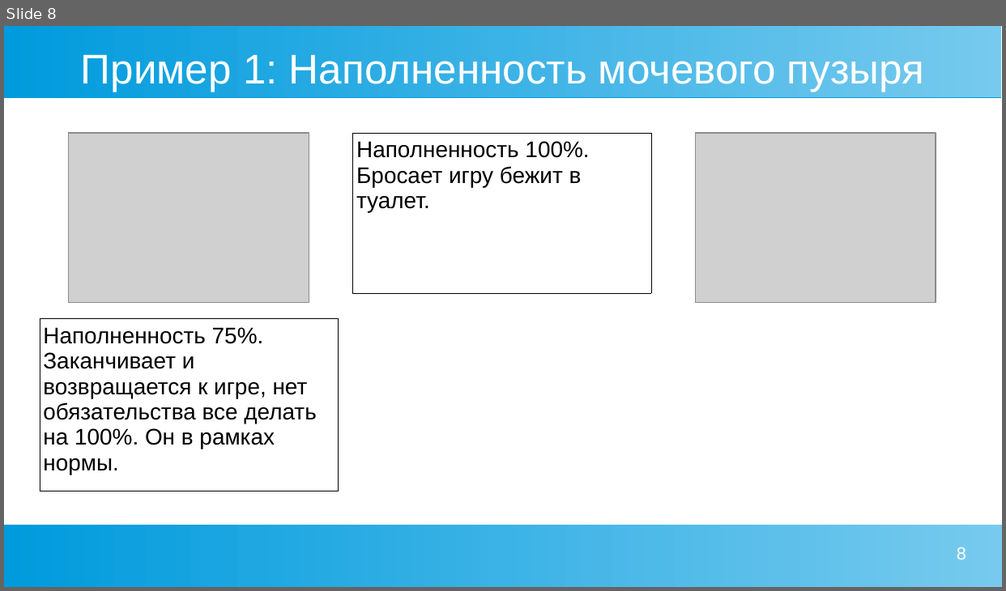
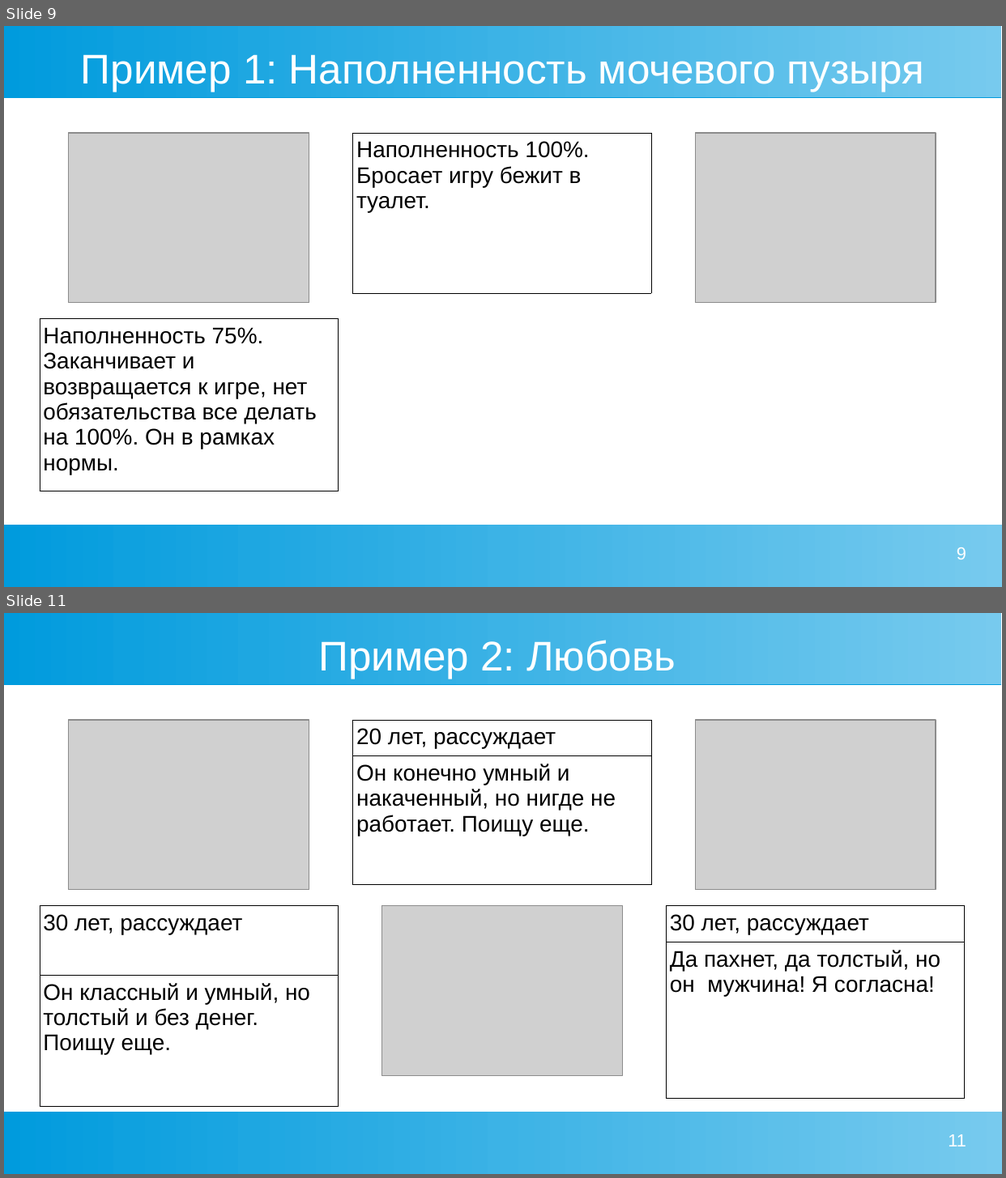
Before and after one commit to Chularev/articles, a slide deck: Psychology/2. гомеостаз и мотивация.odp. Shown one above the other, each under a label of ours: slide 8 before the commit, slides 9 and 11 after it; the slides between them are not shown. The pictures are 1006x591 and 1006x1178 pixels, drawn with LibreOffice and Linux fonts; fonts in the diff are those of the drawing; grey boxes stand for pictures. Boxes give left, top, right and bottom in pixels: in the first picture for what was removed or moved away, otherwise in the second. Text is boxed around its words. In the diff, an @@ line names an element or a change of style, - is before the commit and + after.

```diff
--- a/Psychology/2. гомеостаз и мотивация.odp
+++ b/Psychology/2. гомеостаз и мотивация.odp
@@ slide 11 added at (4,613,1002,1174), background #FFFFFF; not listed: 2 template elements that a slide beside it also shows @@
@@ title added at (318,640,675,679), 33 pt, text #FFFFFF @@
+Пример 2: Любовь
@@ picture added at (68,720,309,890) @@
@@ table added at (352,720,651,883), 2 rows, 1 columns @@
+20 лет, рассуждает
+Он конечно умный и накаченный, но нигде не работает. Поищу еще.
@@ picture added at (696,720,937,890) @@
@@ table added at (40,906,339,1107), 2 rows, 1 columns @@
+30 лет, рассуждает
+Он классный и умный, но толстый и без денег. Поищу еще.
@@ picture added at (381,906,623,1076) @@
@@ table added at (667,906,965,1097), 2 rows, 1 columns @@
+30 лет, рассуждает
+Да пахнет, да толстый, но он мужчина! Я согласна!
@@ page number added at (948,1135,966,1147), 14 pt, text #FFFFFF @@
+11
@@ what was slide 8 is now slide 9 @@
@@ page number at (957,548,966,560): text changed @@
-8
+9
```
Also in this commit, not shown: 2 slides changed, 6 other slides added.
